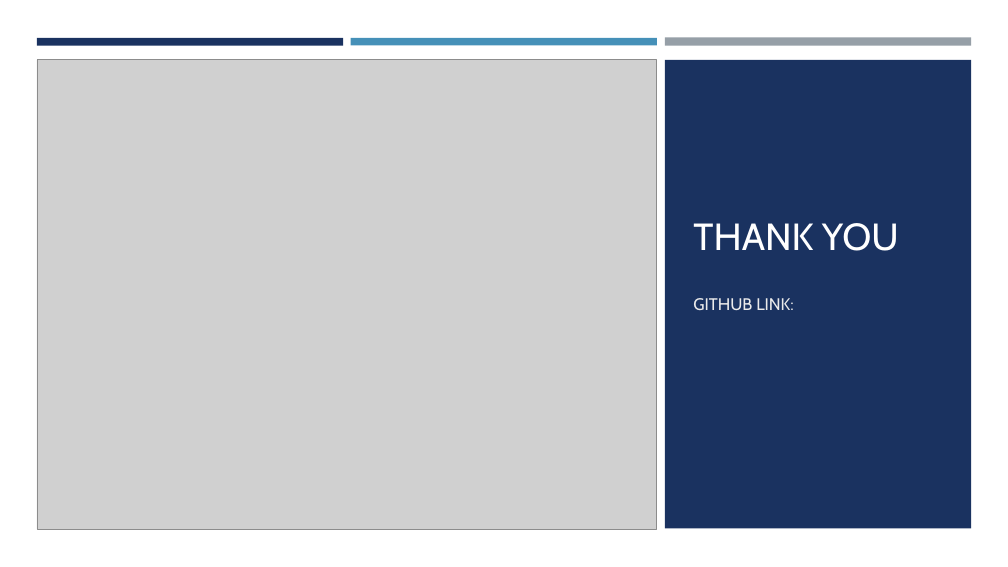
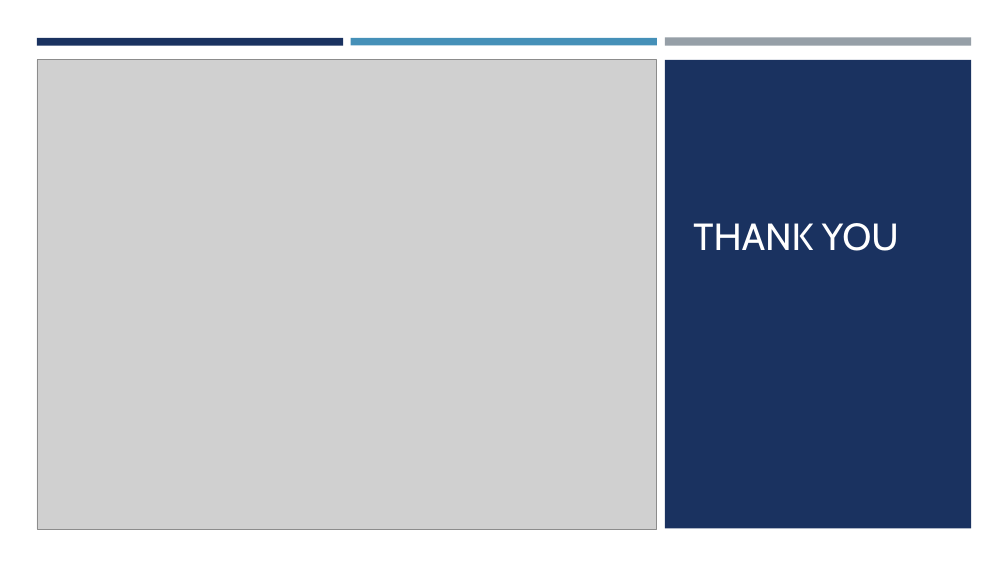
Before and after one commit to LisaJacklin/CS301_Project, a slide deck: slide 12 of CS301_ProjectPresentation.pptx (slide 14 before the commit). Drawn at 1008x567 pixels with LibreOffice and Linux fonts; fonts in the diff are those of the drawing; grey boxes stand for pictures. Boxes give left, top, right and bottom in pixels: in the first picture for what was removed or moved away, otherwise in the second. Text is boxed around its words. In the diff, an @@ line names an element or a change of style, - is before the commit and + after.

```diff
--- a/CS301_ProjectPresentation.pptx
+++ b/CS301_ProjectPresentation.pptx
@@ subtitle removed at [693, 298, 794, 310] @@
-GITHUB LINK:
```
Also in this commit, not shown: 3 other slides changed, 5 slides added, 7 slides removed, 6 other files.
